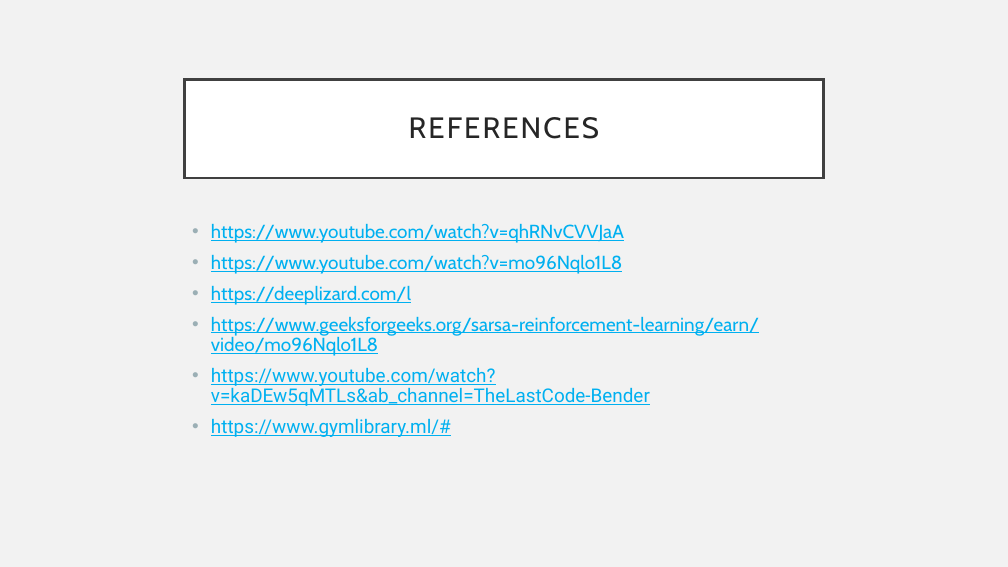
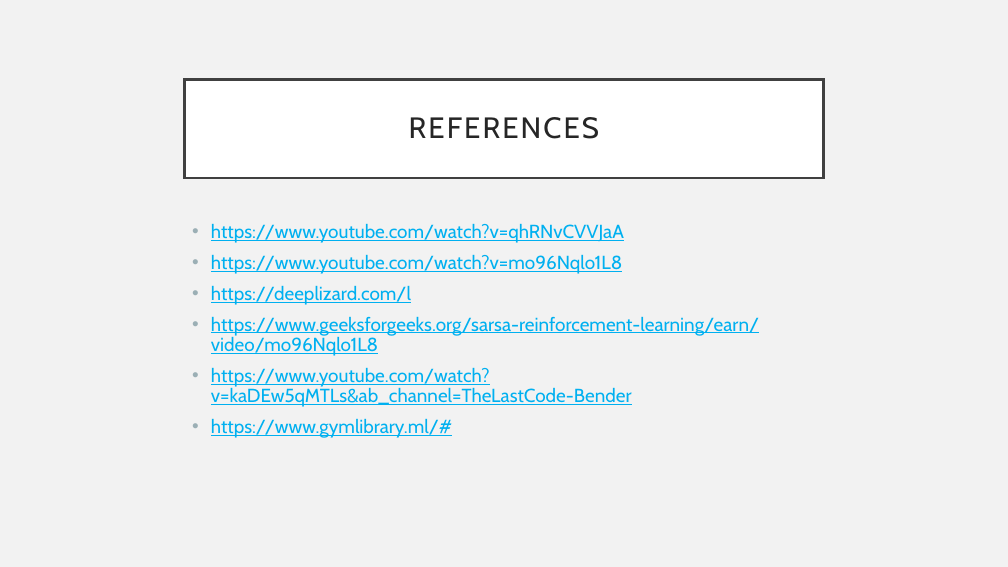
Before and after one commit to caroucintra/IART-PROJ2, a slide deck: slide 4 of docs/FirstCheckpoint.pptm. Drawn at 1008x567 pixels with LibreOffice and Linux fonts; fonts in the diff are those of the drawing. Boxes give left, top, right and bottom in pixels: in the first picture for what was removed or moved away, otherwise in the second. Text is boxed around its words. In the diff, an @@ line names an element or a change of style, - is before the commit and + after.

```diff
--- a/docs/FirstCheckpoint.pptm
+++ b/docs/FirstCheckpoint.pptm
@@ text at [211,367,632,438]: font Roboto to Cabin in "https://www.youtube.com/watch?v=kaDEw5qMTLs&ab_channel=TheLa ...", "https://www.gymlibrary.ml/#" @@
```
Also in this commit, not shown: 3 other slides changed.
